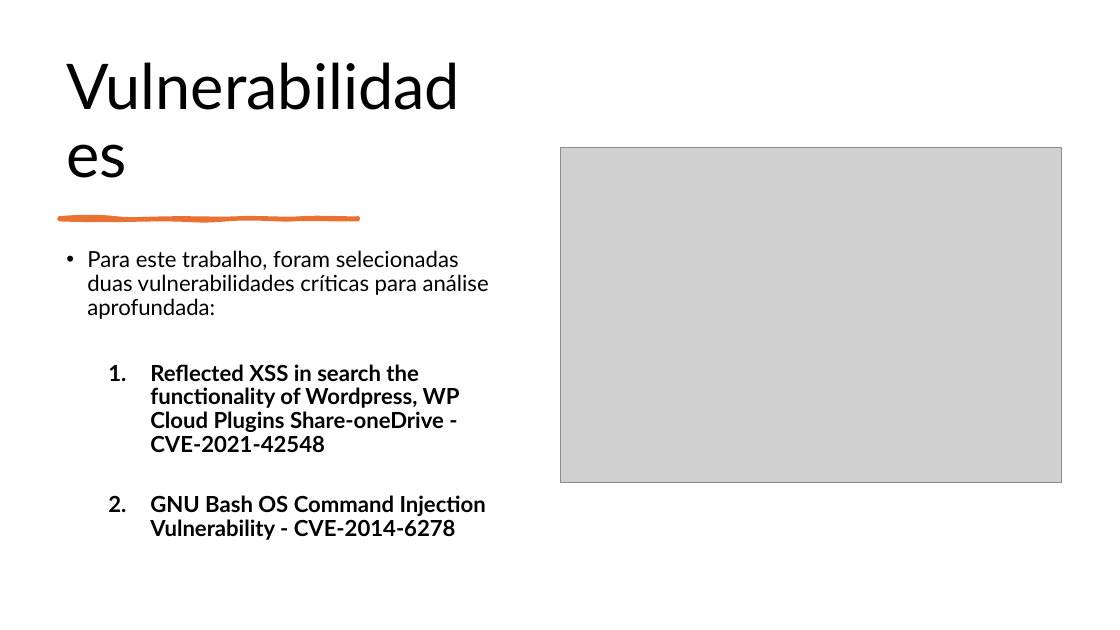
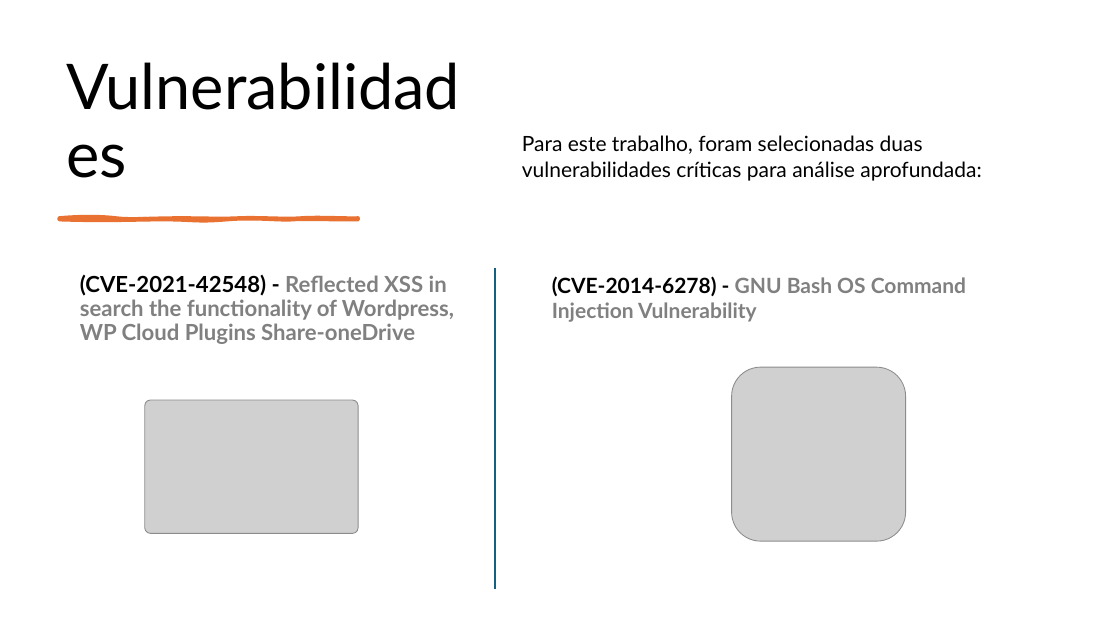
Before and after one commit to ATMD4/CiberWork, a slide deck: slide 4 of Análise de Vulnerabilidades.pptx. Drawn at 1120x630 pixels with LibreOffice and Linux fonts; fonts in the diff are those of the drawing; grey boxes stand for pictures. Boxes give left, top, right and bottom in pixels: in the first picture for what was removed or moved away, otherwise in the second. Text is boxed around its words. In the diff, an @@ line names an element or a change of style, - is before the commit and + after.

```diff
--- a/Análise de Vulnerabilidades.pptx
+++ b/Análise de Vulnerabilidades.pptx
@@ text added at (522,135,981,181), 18 pt, text #000000 @@
+Para este trabalho, foram selecionadas duas vulnerabilidades críticas para análise aprofundada:
@@ picture removed at (560,148,1062,482) @@
@@ line added from (496, 268) to (496, 589), #156082 1.5 pt @@
@@ text at (80,275,454,344): text changed; text colour #000000 to #808080 @@
-• Para este trabalho, foram selecionadas duas vulnerabilidades críticas para análise aprofundada:
-  1. Reflected XSS in search the functionality of Wordpress, WP Cloud Plugins Share-oneDrive - CVE-2021-42548
-  2. GNU Bash OS Command Injection Vulnerability - CVE-2014-6278
+  (CVE-2021-42548) - Reflected XSS in search the functionality of Wordpress, WP Cloud Plugins Share-oneDrive
@@ text added at (552,276,966,322), 18 pt, text #808080, bold @@
+  (CVE-2014-6278) - GNU Bash OS Command Injection Vulnerability
@@ picture added at (732,367,906,541) @@
@@ picture added at (145,400,358,534) @@
```
Also in this commit, not shown: 4 other slides changed, 5 slides added, 2 slides removed.
